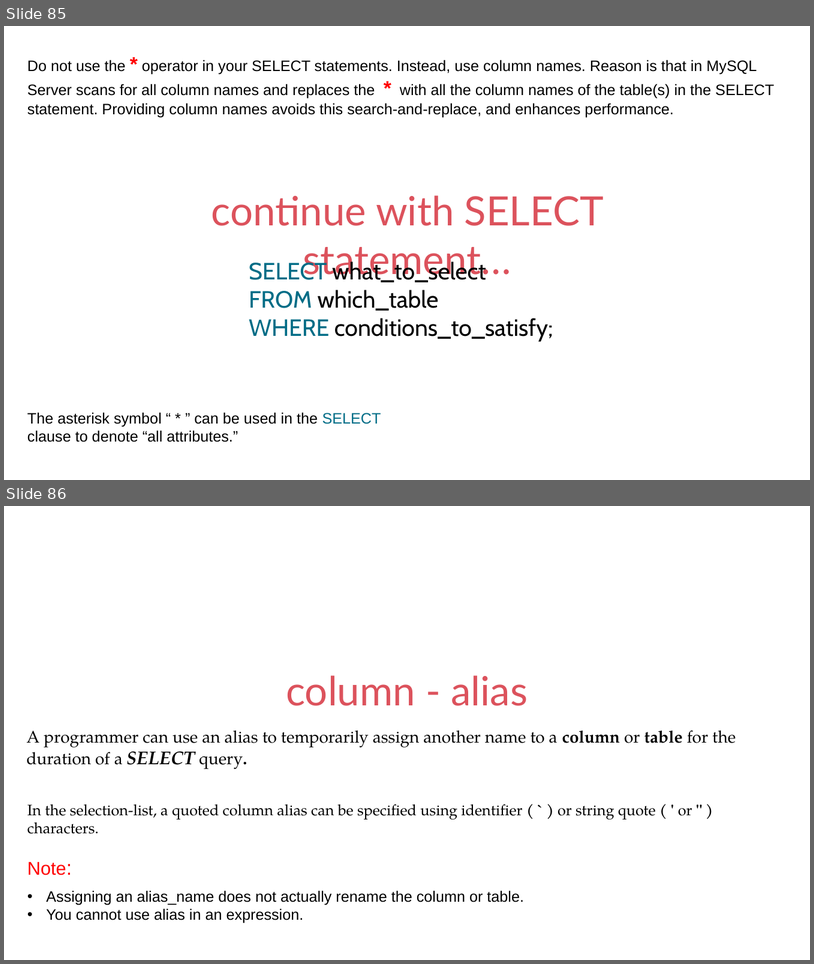
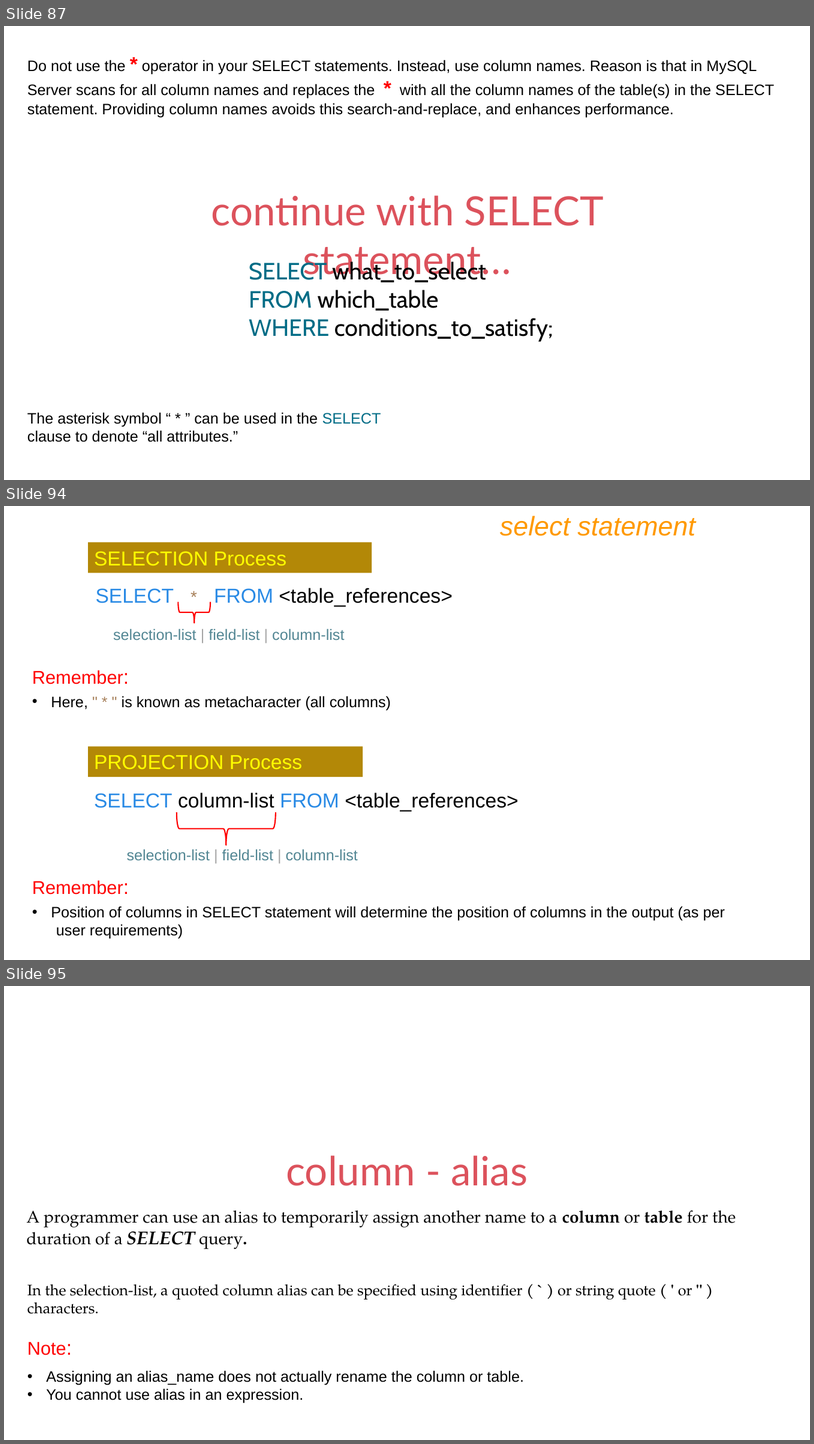
Before and after one commit to RajnishJadhav/DBT, a slide deck: IET MySQL PPT Ver9.pptx. Shown one above the other, each under a label of ours: slides 85 and 86 before the commit, slides 87, 94 and 95 after it; the slides between them are not shown. The pictures are 814x964 and 814x1444 pixels, drawn with LibreOffice and Linux fonts; fonts in the diff are those of the drawing. Boxes give left, top, right and bottom in pixels: in the first picture for what was removed or moved away, otherwise in the second. Text is boxed around its words. In the diff, an @@ line names an element or a change of style, - is before the commit and + after.

```diff
--- a/IET MySQL PPT Ver9.pptx
+++ b/IET MySQL PPT Ver9.pptx
@@ slide 94 added at box(4, 506, 810, 960), background #FFFFFF @@
@@ text added at box(500, 516, 696, 536), 32 pt, text #FF9900, italic @@
+select statement
@@ group added at box(88, 542, 452, 640): 2 texts, 1 rectangle, 1 left brace @@
+SELECT * FROM <table_references>
+SELECTION Process
+selection-list | field-list | column-list
@@ text added at box(32, 670, 391, 710), 18 pt, text #000000 @@
+Remember:
+• Here, " * " is known as metacharacter (all columns)
@@ group added at box(88, 746, 518, 861): 2 texts, 1 rectangle, 1 left brace @@
+SELECT column-list FROM <table_references>
+PROJECTION Process
+selection-list | field-list | column-list
@@ text added at box(32, 880, 725, 939), 18 pt, text #000000 @@
+Remember:
+• Position of columns in SELECT statement will determine the position of columns in the output (as per
+user requirements)
@@ what was slide 85 is now slide 87 @@
@@ what was slide 86 is now slide 95 @@
```
Also in this commit, not shown: 4 slides changed, 27 other slides added, 2 other files.
